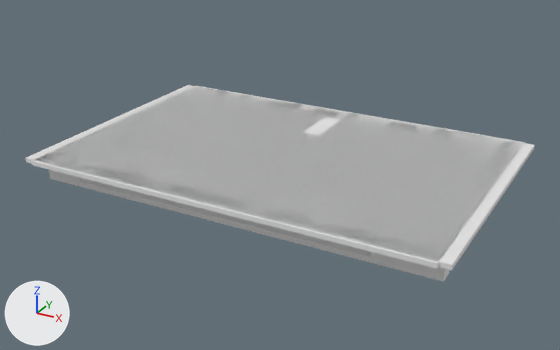
The OBJ model IFC/PSC/Mumbai/Sup_Str/M_20_3L_OF_P/model.obj, before and after one commit.
Before and after are seen from a camera (50 mm lens) standing at (26.8, -25.6, 14.2) and looking at (10.0, 5.0, -1.1). Arrows for +X, +Y and +Z are at lower left; the lights stay in place. The first picture is the older version. Where no turn or scale is listed for an object, it has been applied to the vertices. Vertices at exactly the same position are counted once.

In view in the first picture: 'model'.
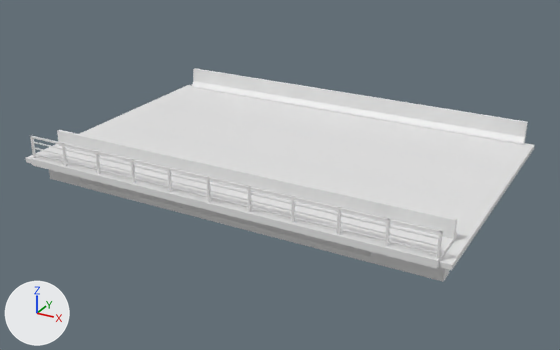
What changed in the scene script:
```text
Change me_model:
    used by ob_model
    remove me_model.from_pydata(...)  # 4934 vertices, 14611 faces; spans x -0.5..20.5, y -1.4..12.4, z -1.3..0.0
    add me_model.from_pydata(...)  # 5092 vertices, 14849 faces; spans x -0.5..20.5, y -1.4..12.4, z -1.3..1.2
    me_model part 1: a new loose piece, a box spanning x 0.0..0.1, y -1.24..-1.14, z 0.1..1.2
    me_model part 2: a new loose piece, a box spanning x 1.99..2.09, y -1.237..-1.137, z 0.1..1.2
    me_model part 3: a new loose piece, a box spanning x 3.98..4.08, y -1.237..-1.137, z 0.1..1.2
    me_model part 4: a new loose piece, a box spanning x 5.97..6.07, y -1.24..-1.14, z 0.1..1.2
    me_model part 5: a new loose piece, a box spanning x 7.96..8.06, y -1.24..-1.14, z 0.1..1.2
    me_model part 6: a new loose piece, a box spanning x 9.95..10.05, y -1.24..-1.14, z 0.1..1.2
    me_model part 7: a new loose piece, a box spanning x 11.94..12.04, y -1.24..-1.14, z 0.1..1.2
    me_model part 8: a new loose piece, a box spanning x 13.93..14.03, y -1.237..-1.137, z 0.1..1.2
    me_model part 9: a new loose piece, a box spanning x 15.92..16.02, y -1.24..-1.14, z 0.1..1.2
    me_model part 10: a new loose piece, a box spanning x 17.91..18.01, y -1.24..-1.14, z 0.1..1.2
    me_model part 11: a new loose piece, a box spanning x 19.9..20.0, y -1.24..-1.14, z 0.1..1.2
    me_model part 12: a new loose piece, a box spanning x 0.0..20.0, y -1.227..-1.147, z 1.12..1.2
    me_model part 13: a new loose piece, a box spanning x 0.0..20.0, y -1.212..-1.163, z 0.275..0.325
    me_model part 14: a new loose piece, a box spanning x 0.0..20.0, y -1.212..-1.163, z 0.575..0.625
    me_model part 15: a new loose piece, a box spanning x 0.0..20.0, y -1.212..-1.162, z 0.875..0.925
    me_model part 16
    19 vertices are added at x 0.0, y -1.4..12.4, z 0.0..1.1
    19 new vertices lie (20.0, 0.0, 0.0) away from vertices in x 0.0, y -1.4..12.4, z 0.0..1.1
    58 new faces join them
```

Boxes [x1, y1, x2, y2] around the edits, measured in the pictures (560 x 350 px):
'model', reshaped (9% taller): before [26, 85, 534, 282]; after [26, 68, 534, 282]
part 1 of me_model, added: after [30, 136, 36, 158]
part 2 of me_model, added: after [62, 144, 68, 166]
part 3 of me_model, added: after [95, 151, 101, 174]
part 4 of me_model, added: after [131, 159, 136, 183]
part 5 of me_model, added: after [168, 168, 172, 192]
part 6 of me_model, added: after [207, 177, 211, 202]
part 7 of me_model, added: after [248, 186, 252, 212]
part 8 of me_model, added: after [291, 196, 295, 223]
part 9 of me_model, added: after [337, 207, 341, 234]
part 10 of me_model, added: after [385, 218, 390, 246]
part 11 of me_model, added: after [437, 231, 443, 259]
part 12 of me_model, added: after [32, 136, 440, 233]
part 13 of me_model, added: after [35, 153, 437, 254]
part 14 of me_model, added: after [34, 147, 438, 247]
part 15 of me_model, added: after [33, 141, 442, 240]
part 16 of me_model, added: after [31, 68, 528, 263]
